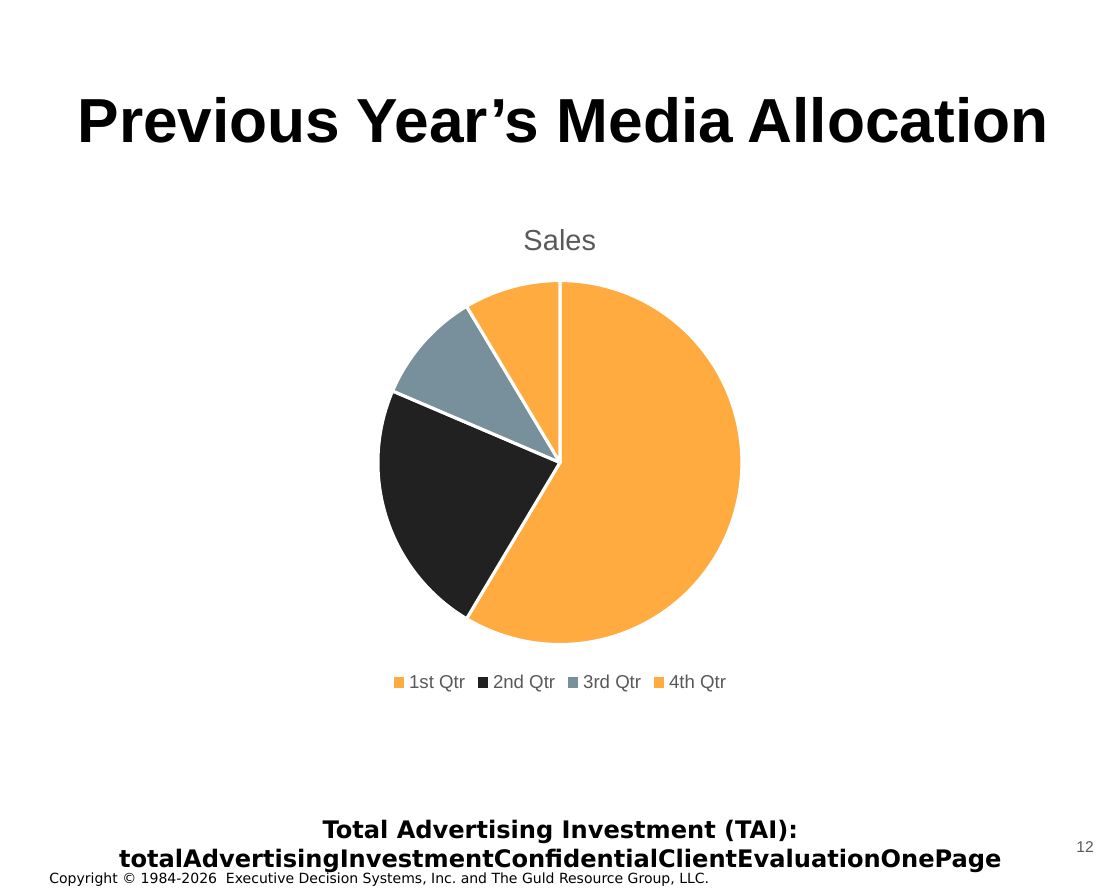
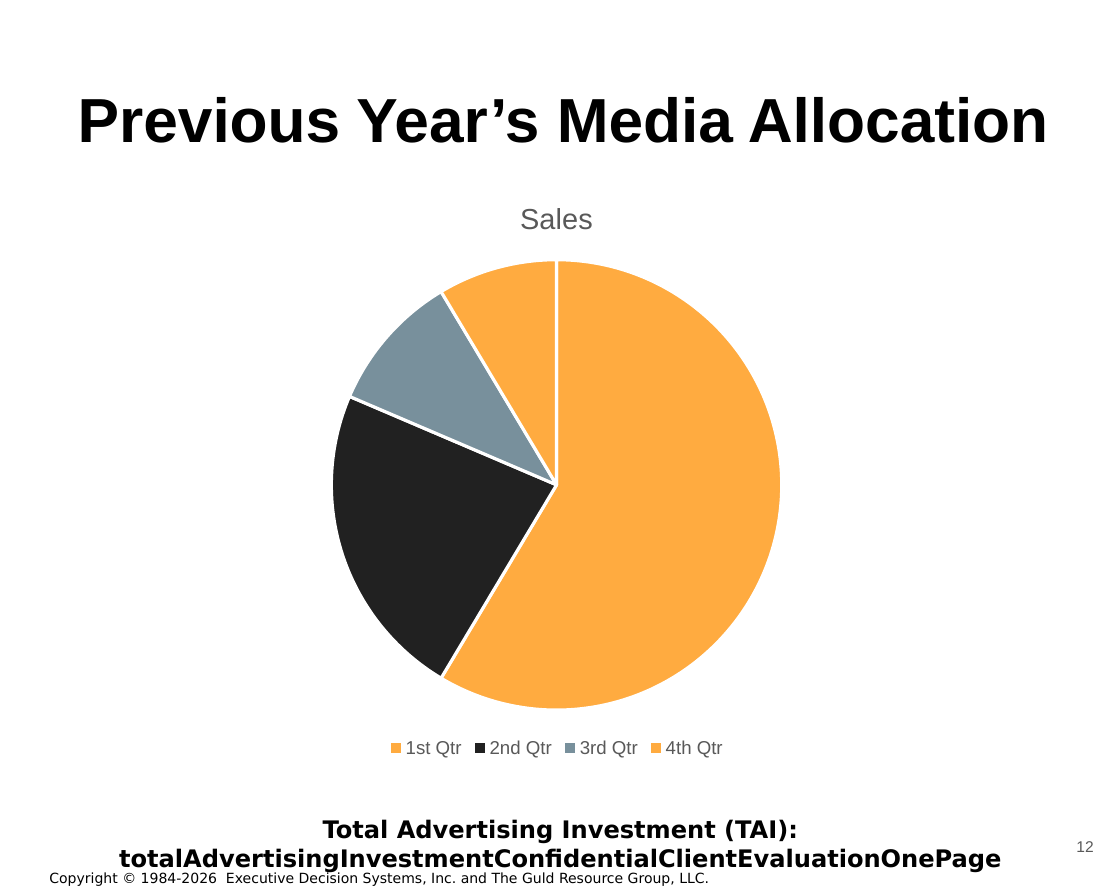
Before and after one commit to hintonandrew510/wizardfrontend, a slide deck: slide 12 of mavenprojectSCR/src/main/resources/powerpointtemplate/tv.pptx. Drawn at 1120x896 pixels with LibreOffice and Linux fonts; fonts in the diff are those of the drawing; background and template pictures are left out. Boxes give left, top, right and bottom in pixels: in the first picture for what was removed or moved away, otherwise in the second. Text is boxed around its words. In the diff, an @@ line names an element or a change of style, - is before the commit and + after.

```diff
--- a/mavenprojectSCR/src/main/resources/powerpointtemplate/tv.pptx
+++ b/mavenprojectSCR/src/main/resources/powerpointtemplate/tv.pptx
@@ pie chart: place and size @@
-pie chart at box(187, 199, 934, 697)
+pie chart at box(75, 177, 1037, 763)
```
Also in this commit, not shown: 3 other files.
